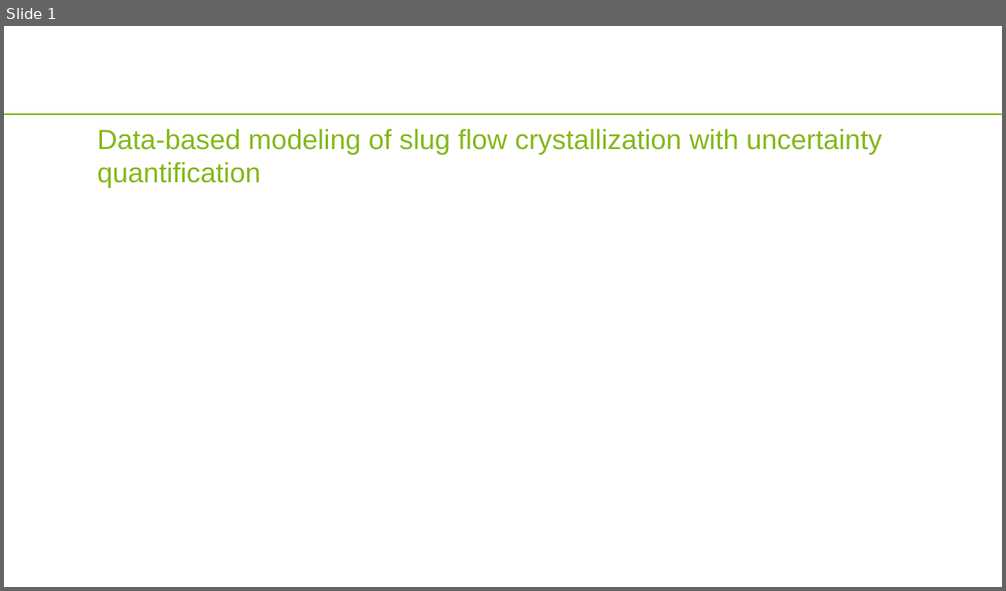
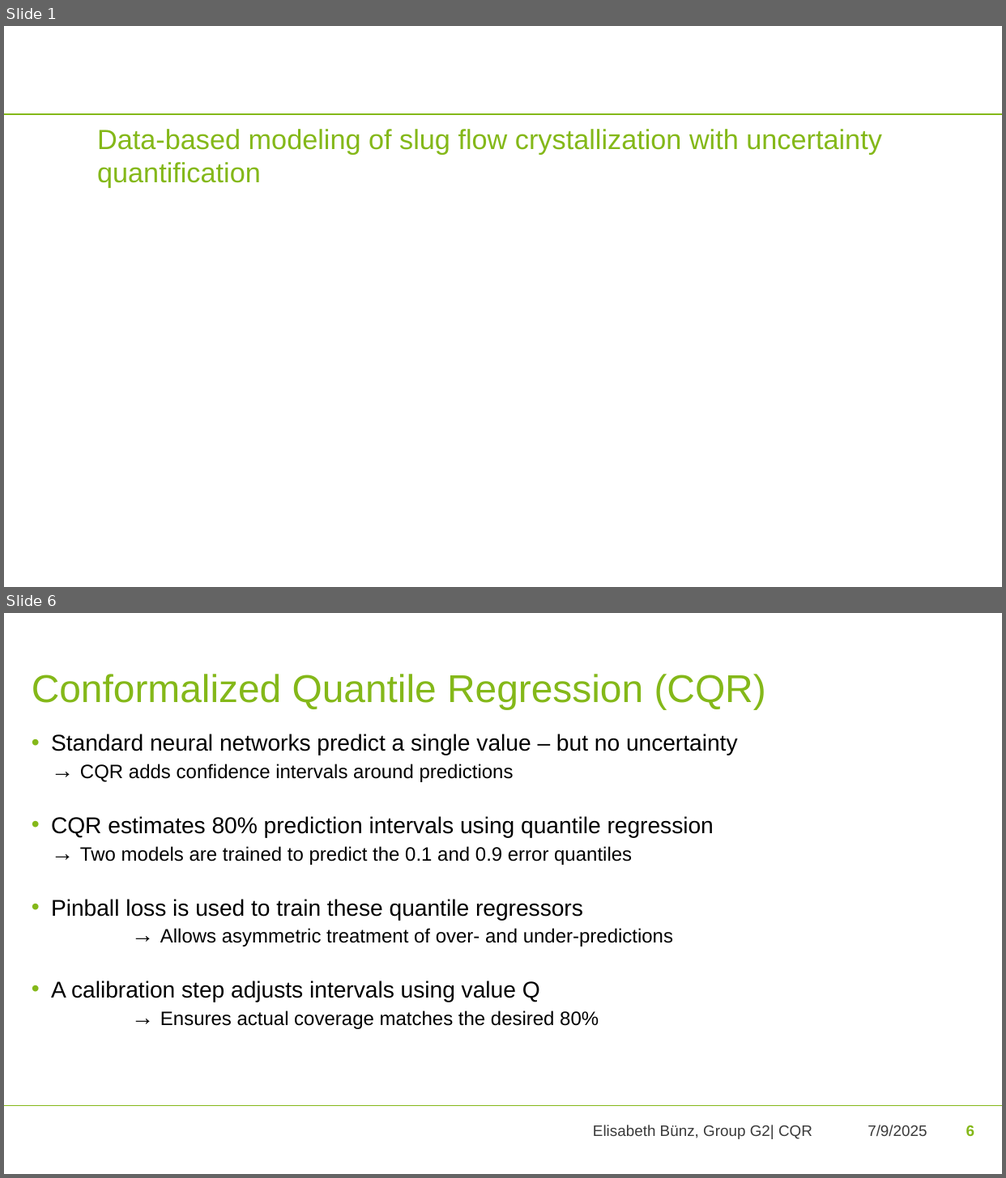
Before and after one commit to pauljlt/MLME_project, a slide deck: MLME_project_final_presentation_G2.pptx. Shown one above the other, each under a label of ours: slide 1 before the commit, slides 1 and 6 after it; the slides between them are not shown. The pictures are 1006x591 and 1006x1178 pixels, drawn with LibreOffice and Linux fonts; fonts in the diff are those of the drawing; background and template pictures are left out. Boxes give left, top, right and bottom in pixels: in the first picture for what was removed or moved away, otherwise in the second. Text is boxed around its words. In the diff, an @@ line names an element or a change of style, - is before the commit and + after.

```diff
--- a/MLME_project_final_presentation_G2.pptx
+++ b/MLME_project_final_presentation_G2.pptx
@@ slide 6 added at (x1=4, y1=613, x2=1002, y2=1174), background #FFFFFF @@
@@ text added at (x1=32, y1=674, x2=766, y2=709), 28 pt, text #84B819 @@
+Conformalized Quantile Regression (CQR)
@@ text added at (x1=51, y1=734, x2=738, y2=1029), 16.5 pt, text #000000 @@
+• Standard neural networks predict a single value – but no uncertainty
+  → CQR adds confidence intervals around predictions
+• CQR estimates 80% prediction intervals using quantile regression
+  → Two models are trained to predict the 0.1 and 0.9 error quantiles
+• Pinball loss is used to train these quantile regressors
+→ Allows asymmetric treatment of over- and under-predictions
+• A calibration step adjusts intervals using value Q
+→ Ensures actual coverage matches the desired 80%
@@ line added from (4, 1106) to (1002, 1106), #84B819 1 pt @@
@@ text added at (x1=593, y1=1125, x2=812, y2=1139), 11 pt, text #393939 @@
+Elisabeth Bünz, Group G2| CQR
@@ text added at (x1=867, y1=1125, x2=927, y2=1136), 11 pt, text #393939 @@
+7/9/2025
@@ page number added at (x1=966, y1=1126, x2=974, y2=1136), 11 pt, text #84B818, bold @@
+6
```
Also in this commit, not shown: 4 slides changed, 3 other slides added, 26 other files.
